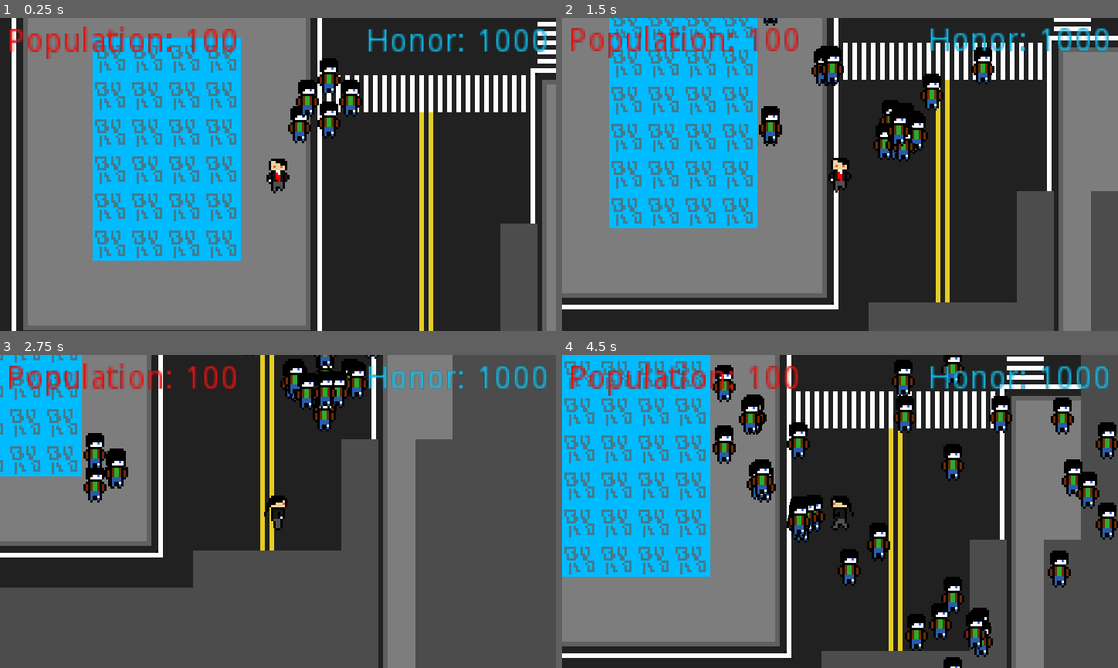
Above: before the commit, frames 1-4 (two rows, left to right).
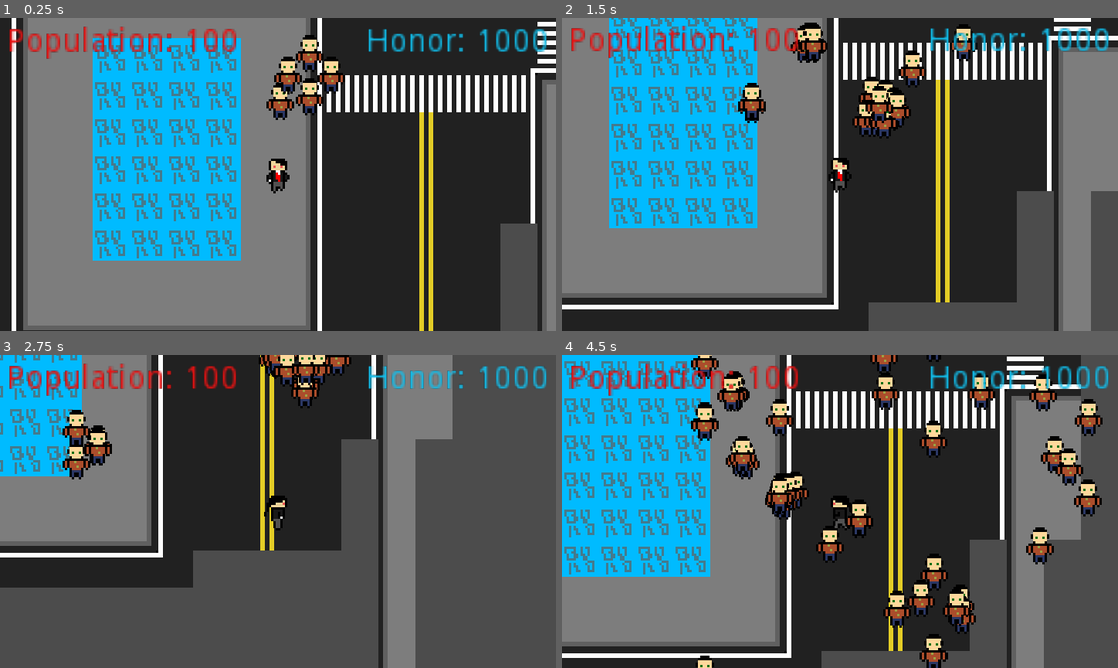
Above: after the commit, the same moments.

Repository: Jam-Bam/Who-is-the-Enemy
Game: Godot game, scene res://Base.tscn
The game is run twice, just before and just after one commit, with the same random seed, the same clock (stepped at 60 frames per second) and the same inputs.
Inputs:
- Up to frame 1 (0.25 s): no input
- Up to frame 2 (1.5 s): tap Enter at 0.5 s; hold Right (ui_right) 0.53-1.28 s; tap Q (ask) at 0.6, 1.35 s; tap E (PopulationSubtract) at 0.77 s; hold Down (ui_down) from 1.28 s (still down)
- Up to frame 3 (2.75 s): tap E (PopulationSubtract) at 1.52 s; release Down (ui_down) at 2.03 s; hold Right (ui_right) from 2.03 s (still down); tap Q (ask) at 2.1 s
- Up to frame 4 (4.5 s): release Right (ui_right) at 2.78 s; hold Up (ui_up) 2.78-3.53 s; tap Q (ask) at 2.85, 3.6, 4.35 s; tap E (PopulationSubtract) at 3.02, 3.77 s; hold Left (ui_left) from 3.53 s (still down)

The runs differ from the first frame. In frame 1, 2.7% of the frame differs, in the area x 47-66%, y 5-40%; in frame 2, 5.5%; in frame 3, 4.3%; in frame 4, 17%, in the area x 23-100%, y 0-100%.

Commit message:
Lots of people

Diff:
--- a/Base.gd
+++ b/Base.gd
@@ -7,3 +7,4 @@
 		var NPC = NPC_Resource.instance()
 		add_child(NPC)
 		NPC.position = Vector2(350,50)
+		#NPC (AnimatedSprite1).play(rand_range(1, 10))
--- a/NPCs/NPC.tscn
+++ b/NPCs/NPC.tscn
@@ -1,36 +1,45 @@
-[gd_scene load_steps=8 format=2]
+[gd_scene load_steps=25 format=2]
 
 [ext_resource path="res://NPCs/NPC.gd" type="Script" id=1]
-[ext_resource path="res://NPCs/Leather Man/lidle0.png" type="Texture" id=2]
-[ext_resource path="res://NPCs/Leather Man/lidle2.png" type="Texture" id=3]
-[ext_resource path="res://NPCs/Leather Man/lidle1.png" type="Texture" id=4]
-[ext_resource path="res://NPCs/Leather Man/lidle3.png" type="Texture" id=5]
+[ext_resource path="res://NPCs/Non-Player Sprites/Bodies/FrontBody1.png.png" type="Texture" id=2]
+[ext_resource path="res://NPCs/Non-Player Sprites/Bodies/FrontBody2.png.png" type="Texture" id=3]
+[ext_resource path="res://NPCs/Non-Player Sprites/Bodies/FrontBody3.png.png" type="Texture" id=4]
+[ext_resource path="res://NPCs/Non-Player Sprites/Bodies/FrontBody4.png.png" type="Texture" id=5]
+[ext_resource path="res://NPCs/Non-Player Sprites/Bodies/FrontBody5.png.png" type="Texture" id=6]
+[ext_resource path="res://NPCs/Non-Player Sprites/Bodies/FrontBody6.png.png" type="Texture" id=7]
+[ext_resource path="res://NPCs/Non-Player Sprites/Bodies/FrontBody7.png.png" type="Texture" id=8]
+[ext_resource path="res://NPCs/Non-Player Sprites/Bodies/FrontBody8.png.png" type="Texture" id=9]
+[ext_resource path="res://NPCs/Non-Player Sprites/Bodies/FrontBody9.png.png" type="Texture" id=10]
+[ext_resource path="res://NPCs/Non-Player Sprites/Bodies/FrontBody10.png.png" type="Texture" id=11]
+[ext_resource path="res://NPCs/Non-Player Sprites/Heads/FrontHead1.png.png" type="Texture" id=12]
+[ext_resource path="res://NPCs/Non-Player Sprites/Heads/FrontHead2.png.png" type="Texture" id=13]
+[ext_resource path="res://NPCs/Non-Player Sprites/Heads/FrontHead3.png.png" type="Texture" id=14]
+[ext_resource path="res://NPCs/Non-Player Sprites/Heads/FrontHead4.png.png" type="Texture" id=15]
+[ext_resource path="res://NPCs/Non-Player Sprites/Heads/FrontHead5.png.png" type="Texture" id=16]
+[ext_resource path="res://NPCs/Non-Player Sprites/Heads/FrontHead6.png.png" type="Texture" id=17]
+[ext_resource path="res://NPCs/Non-Player Sprites/Heads/FrontHead7.png.png" type="Texture" id=18]
+[ext_resource path="res://NPCs/Non-Player Sprites/Heads/FrontHead8.png.png" type="Texture" id=19]
+[ext_resource path="res://NPCs/Non-Player Sprites/Heads/FrontHead9.png.png" type="Texture" id=20]
+[ext_resource path="res://NPCs/Non-Player Sprites/Heads/FrontHead10.png.png" type="Texture" id=21]
 
-[sub_resource type="SpriteFrames" id=1]
+[sub_resource type="RectangleShape2D" id=1]
+extents = Vector2( 5.6598, 10.9748 )
+
+[sub_resource type="SpriteFrames" id=2]
 animations = [ {
-"frames": [ ExtResource( 2 ) ],
+"frames": [ ExtResource( 2 ), ExtResource( 3 ), ExtResource( 4 ), ExtResource( 5 ), ExtResource( 6 ), ExtResource( 7 ), ExtResource( 8 ), ExtResource( 9 ), ExtResource( 10 ), ExtResource( 11 ) ],
+"loop": true,
+"name": "default",
+"speed": 5.0
+} ]
+
+[sub_resource type="SpriteFrames" id=3]
+animations = [ {
+"frames": [ ExtResource( 12 ), ExtResource( 13 ), ExtResource( 14 ), ExtResource( 15 ), ExtResource( 16 ), ExtResource( 17 ), ExtResource( 18 ), ExtResource( 19 ), ExtResource( 20 ), ExtResource( 21 ) ],
 "loop": true,
 "name": "idled",
 "speed": 5.0
-}, {
-"frames": [ ExtResource( 3 ) ],
-"loop": true,
-"name": "idleu",
-"speed": 5.0
-}, {
-"frames": [ ExtResource( 4 ) ],
-"loop": true,
-"name": "idlel",
-"speed": 5.0
-}, {
-"frames": [ ExtResource( 5 ) ],
-"loop": true,
-"name": "idler",
-"speed": 5.0
 } ]
-
-[sub_resource type="RectangleShape2D" id=2]
-extents = Vector2( 5.6598, 10.9748 )
 
 [node name="NPC" type="KinematicBody2D" groups=[
 "NPC",
@@ -38,11 +47,19 @@
 collision_mask = 2
 script = ExtResource( 1 )
 
-[node name="AnimatedSprite" type="AnimatedSprite" parent="."]
-frames = SubResource( 1 )
+[node name="CollisionShape2D" type="CollisionShape2D" parent="."]
+visible = false
+position = Vector2( 7.85011, 8.69585 )
+shape = SubResource( 1 )
+
+[node name="AnimatedSprite2" type="AnimatedSprite" parent="."]
+position = Vector2( -0.20652, -1.99636 )
+frames = SubResource( 2 )
+frame = 8
+
+[node name="AnimatedSprite1" type="AnimatedSprite" parent="."]
+position = Vector2( -8.24094, -10 )
+frames = SubResource( 3 )
 animation = "idled"
+frame = 1
 centered = false
-
-[node name="CollisionShape2D" type="CollisionShape2D" parent="."]
-position = Vector2( 7.85011, 8.69585 )
-shape = SubResource( 2 )
--- a/project.godot
+++ b/project.godot
@@ -26,8 +26,6 @@
 
 window/size/width=240
 window/size/height=135
-window/size/borderless=true
-window/size/fullscreen=true
 window/size/test_width=960
 window/size/test_height=540
 window/dpi/allow_hidpi=true
